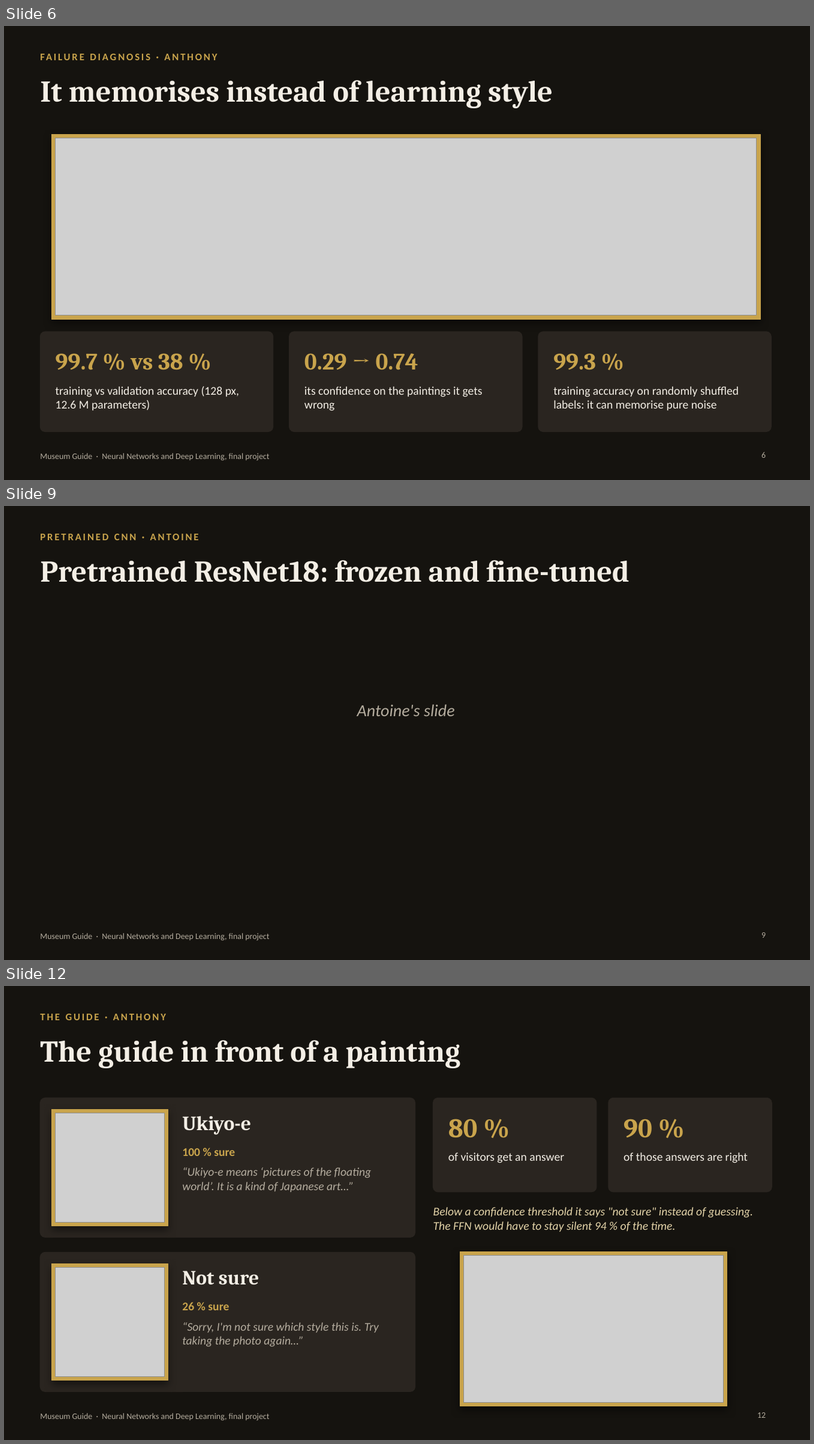
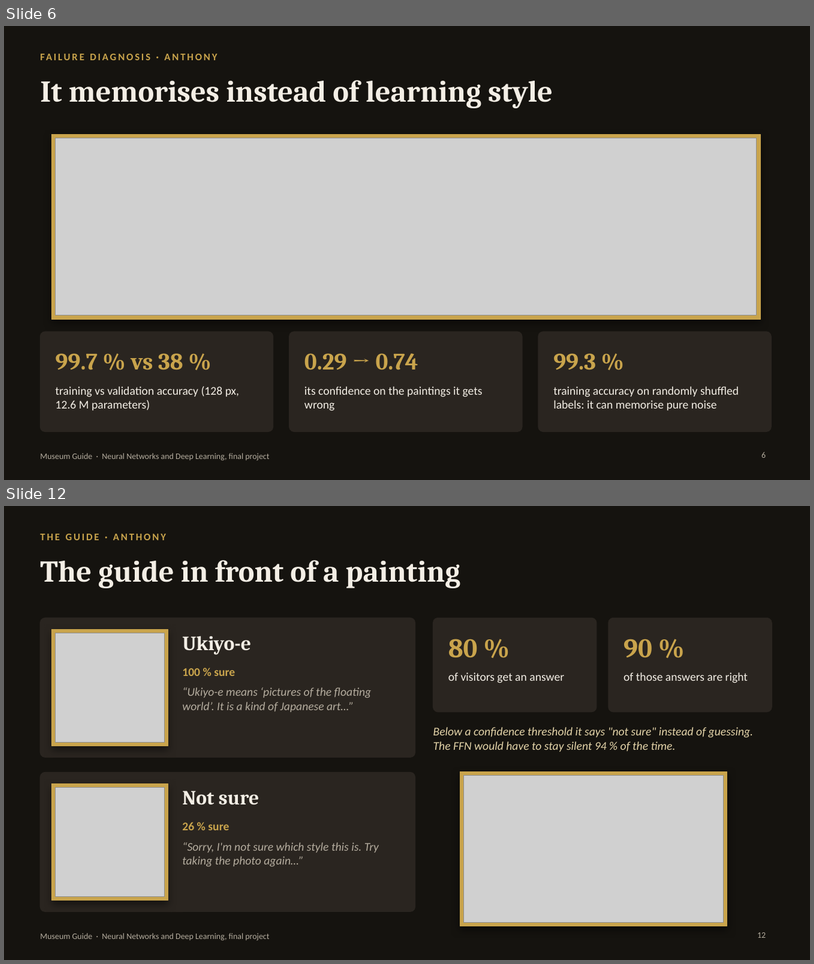
Before and after one commit to anthonyrascle43-stack/Neural-Network-Project, a slide deck: slides/museum_guide.pptx. Shown one above the other, each under a label of ours: slides 6, 9 and 12 before the commit, slides 6 and 12 after it; the slides between them are not shown. The pictures are 814x1444 and 814x964 pixels, drawn with LibreOffice and Linux fonts; fonts in the diff are those of the drawing; grey boxes stand for pictures. Boxes give left, top, right and bottom in pixels: in the first picture for what was removed or moved away, otherwise in the second. Text is boxed around its words. In the diff, an @@ line names an element or a change of style, - is before the commit and + after.

Commit message:
Fill slides 8-11: classical baseline, pretrained ResNet18, test comparison and recommendation

```diff
--- a/slides/museum_guide.pptx
+++ b/slides/museum_guide.pptx
@@ slide 9 removed at (4,506,810,960), background #15130F; not listed: 1 template element that a slide beside it also shows @@
@@ text removed at (40,534,199,540) @@
-PRETRAINED CNN · ANTOINE
@@ title removed at (40,560,629,582) @@
-Pretrained ResNet18: frozen and fine-tuned
@@ text removed at (357,704,455,716) @@
-Antoine's slide
@@ page number removed at (762,932,766,937) @@
-9
```
Also in this commit, not shown: 4 slides added, 3 other slides removed.
